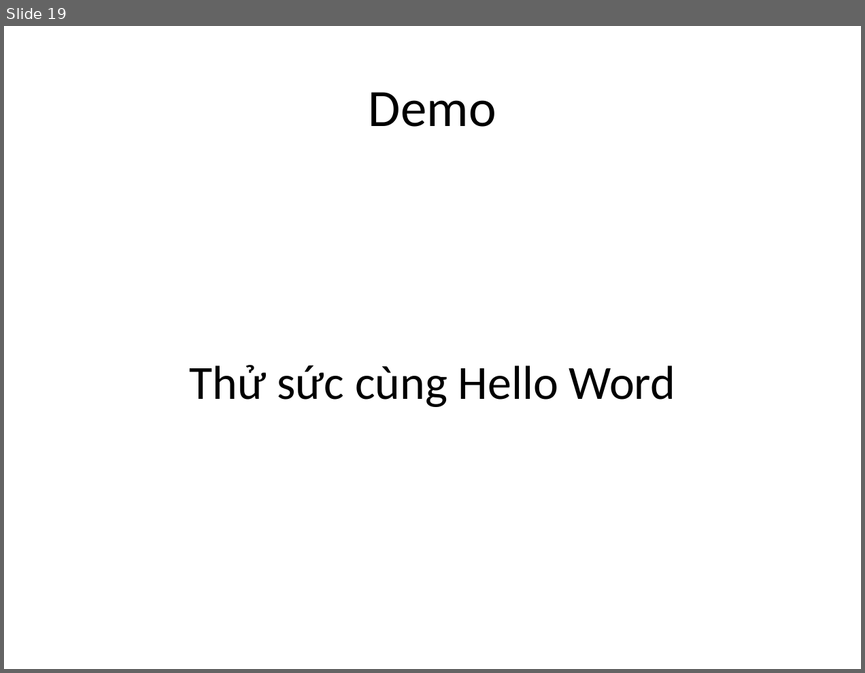
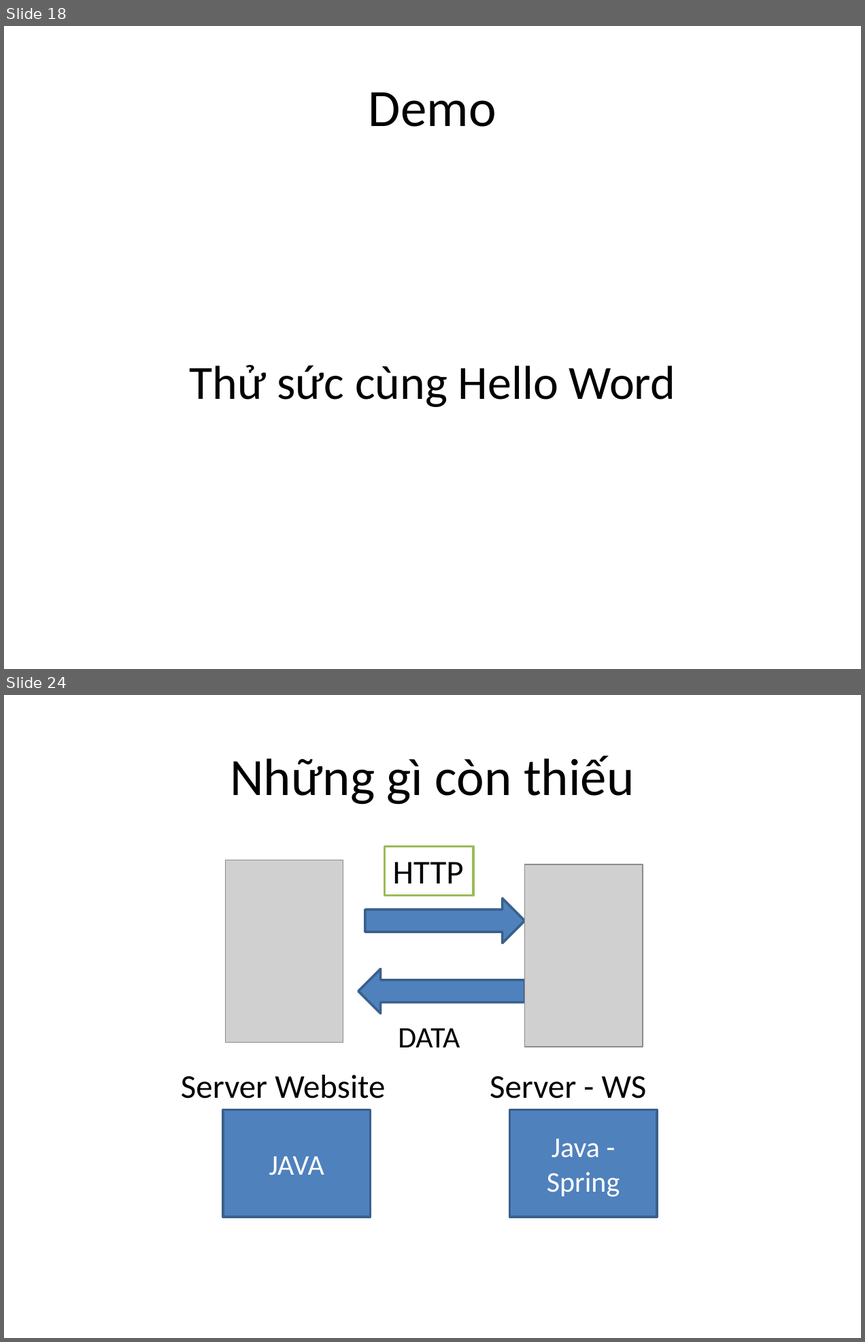
Before and after one commit to phithanh97cs/T3H, a slide deck: Other/Free/Làm web thật đơn giản với Web Service và Spring.pptx. Shown one above the other, each under a label of ours: slide 19 before the commit, slides 18 and 24 after it; the slides between them are not shown. The pictures are 865x673 and 865x1342 pixels, drawn with LibreOffice and Linux fonts; fonts in the diff are those of the drawing; grey boxes stand for pictures. Boxes give left, top, right and bottom in pixels: in the first picture for what was removed or moved away, otherwise in the second. Text is boxed around its words. In the diff, an @@ line names an element or a change of style, - is before the commit and + after.

```diff
--- a/Other/Free/Làm web thật đơn giản với Web Service và Spring.pptx
+++ b/Other/Free/Làm web thật đơn giản với Web Service và Spring.pptx
@@ slide 24 added at (4,695,861,1338), background #FFFFFF @@
@@ title added at (230,756,634,804), 44 pt, text #000000 @@
+Những gì còn thiếu
@@ rectangle added at (384,847,473,896), fill #FFFFFF, outline #9BBB59 2 pt, 28 pt, text #000000 @@
+HTTP
@@ picture added at (225,860,343,1042) @@
@@ picture added at (525,864,643,1047) @@
@@ right arrow added at (364,898,524,943), fill #4F81BD, outline #3A5F8C 2 pt @@
@@ right arrow added at (358,968,524,1013), fill #4F81BD, outline #3A5F8C 2 pt @@
@@ text added at (398,1028,460,1047), 25 pt, text #000000 @@
+DATA
@@ text added at (181,1074,385,1098), 28 pt, text #000000 @@
+Server Website
@@ text added at (490,1076,647,1098), 28 pt, text #000000 @@
+Server - WS
@@ rectangle added at (222,1110,370,1217), fill #4F81BD, outline #3A5F8C 2 pt, 24 pt, text #FFFFFF @@
+JAVA
@@ rectangle added at (509,1110,657,1217), fill #4F81BD, outline #3A5F8C 2 pt, 24 pt, text #FFFFFF @@
+Java - Spring
@@ what was slide 19 is now slide 18 @@
```
Also in this commit, not shown: 3 slides changed, 5 other slides added, 1 slide removed, 1 other file.
